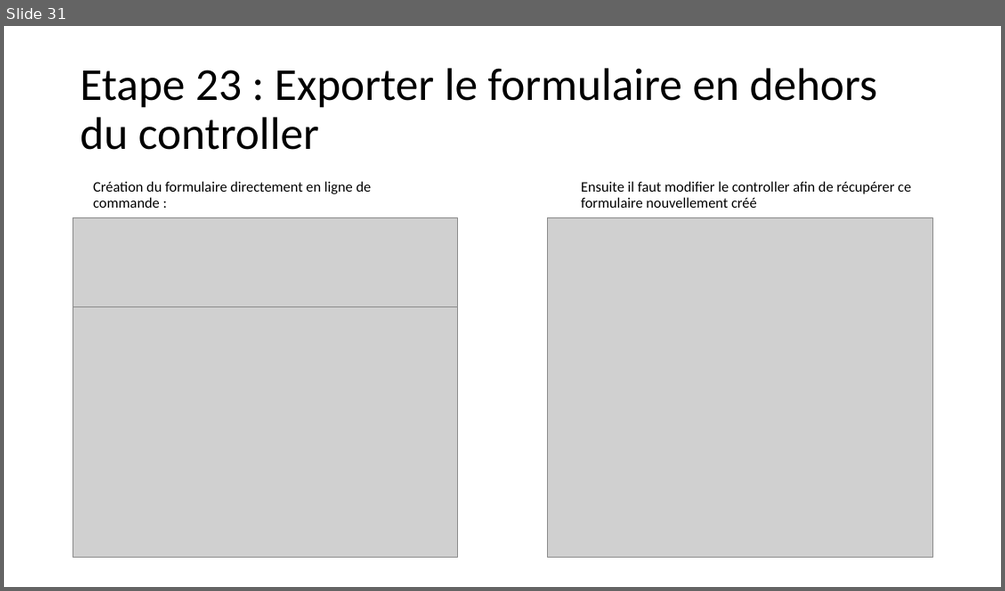
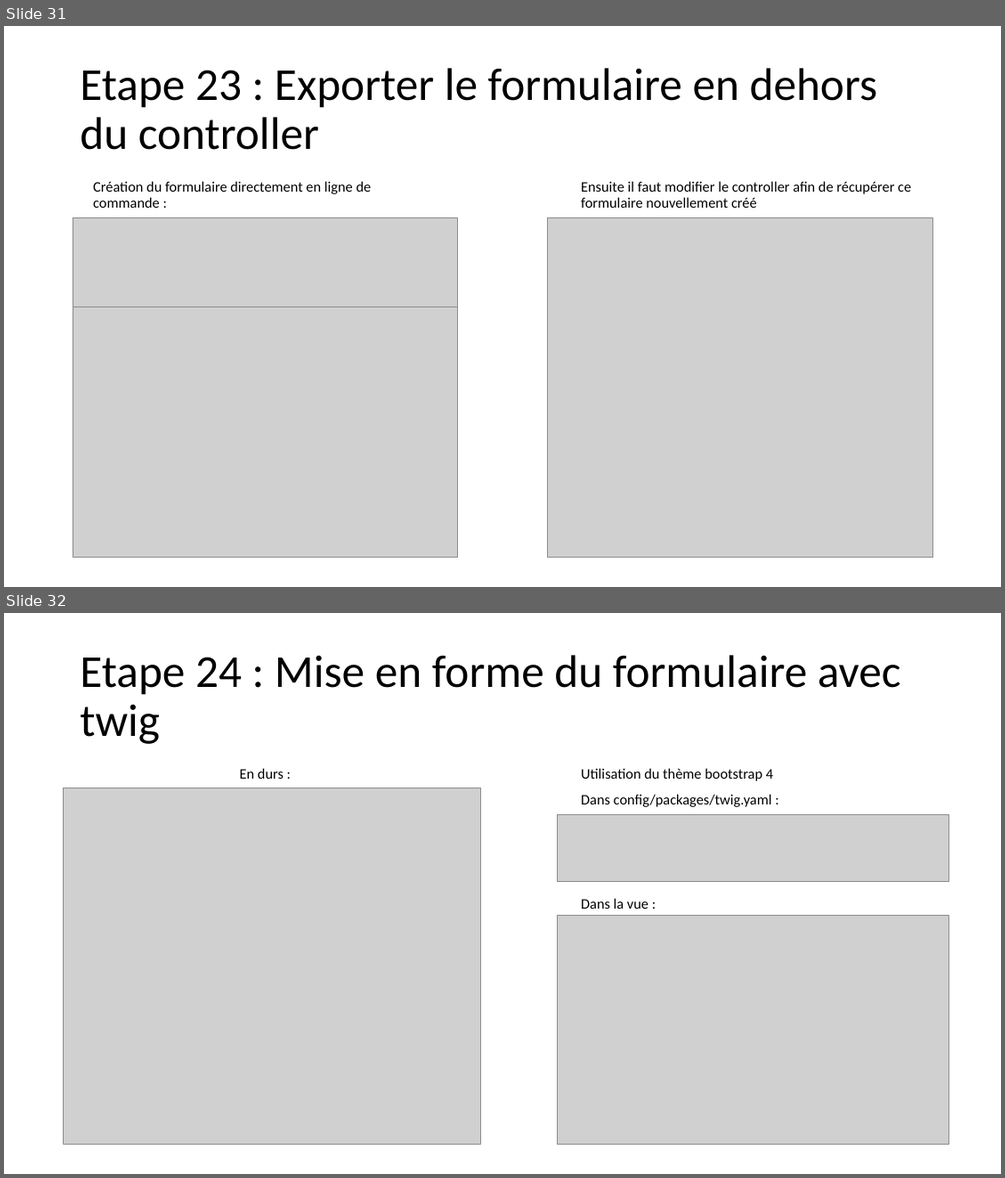
Before and after one commit to SAMTHP/TP_AFPAA, a slide deck: Apprendre symfony.pptx. Shown one above the other, each under a label of ours: slide 31 before the commit, slides 31 and 32 after it. The pictures are 1005x591 and 1005x1178 pixels, drawn with LibreOffice and Linux fonts; fonts in the diff are those of the drawing; grey boxes stand for pictures. Boxes give left, top, right and bottom in pixels: in the first picture for what was removed or moved away, otherwise in the second. Text is boxed around its words. In the diff, an @@ line names an element or a change of style, - is before the commit and + after.

```diff
--- a/Apprendre symfony.pptx
+++ b/Apprendre symfony.pptx
@@ slide 32 added at box(4, 613, 1001, 1174), background #FFFFFF @@
@@ title added at box(80, 655, 901, 744), 44 pt, text #000000 @@
+Etape 24 : Mise en forme du formulaire avec twig
@@ text added at box(240, 768, 283, 779), 14 pt, text #000000 @@
+En durs :
@@ text added at box(581, 768, 773, 908), 14 pt, text #000000 @@
+Utilisation du thème bootstrap 4
+Dans config/packages/twig.yaml :
+Dans la vue :
@@ picture added at box(63, 788, 481, 1144) @@
@@ picture added at box(558, 814, 949, 882) @@
@@ picture added at box(558, 915, 949, 1144) @@
```
Also in this commit, not shown: 6 other slides added, 3 other files.
